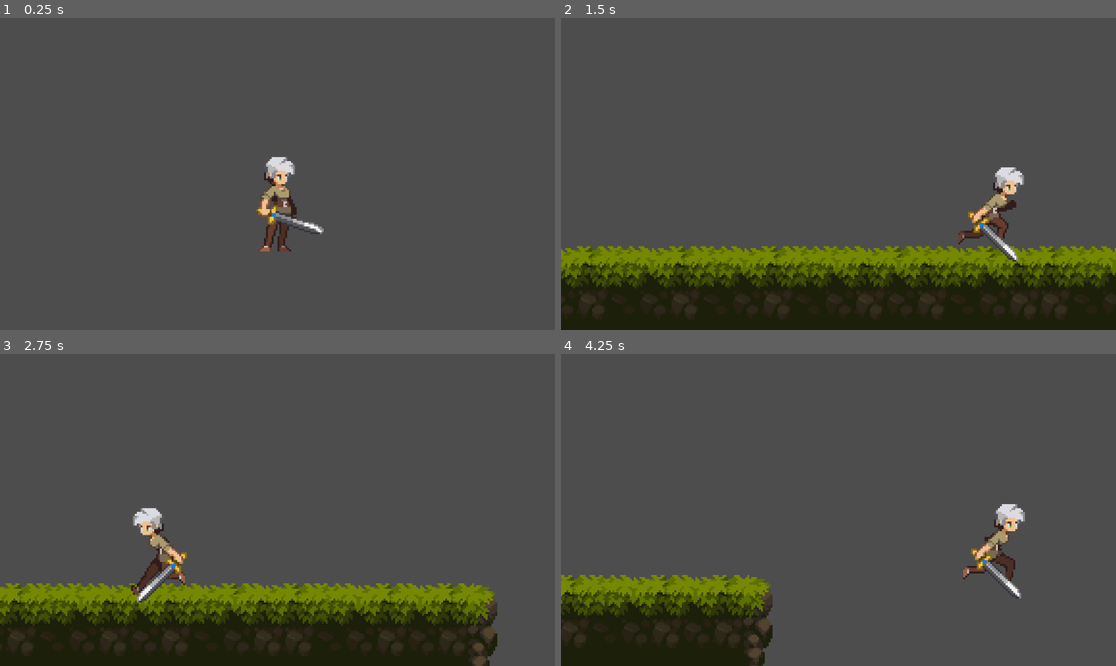
Above: before the commit, frames 1-4 (two rows, left to right).
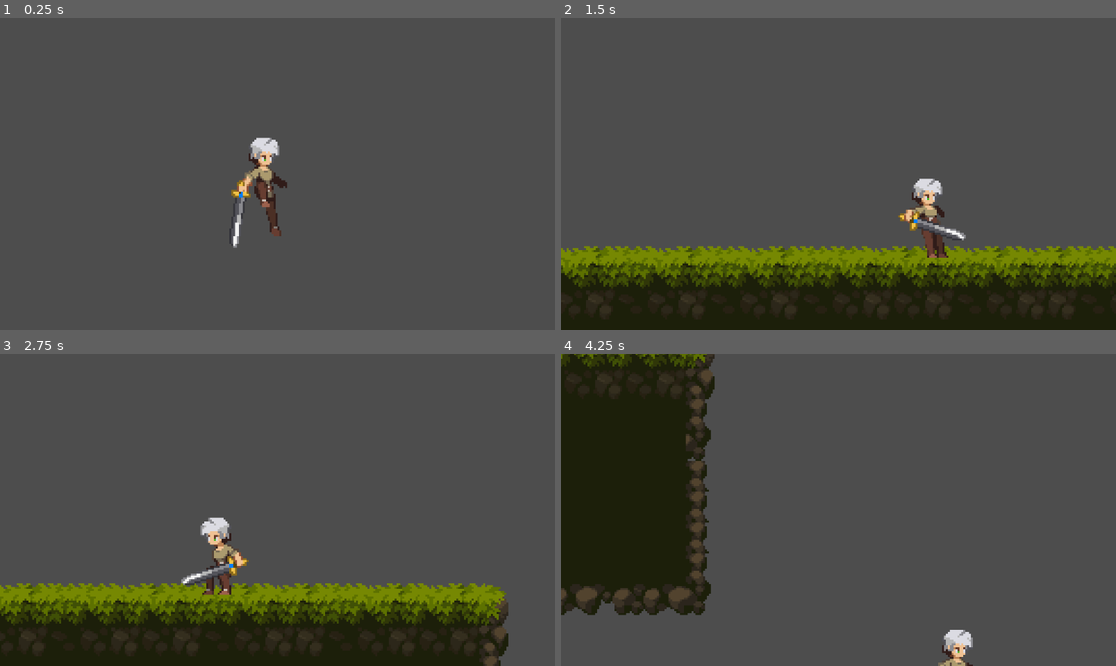
Above: after the commit, the same moments.

Repository: amusci/4FunGames
Game: Godot game, scene res://Levels/test_level.tscn
Two runs of this game, one before a commit and one after it. Both use one fixed random seed, a clock stepped at 60 frames per second and the inputs below.
Inputs:
- Up to frame 1 (0.25 s): no input
- Up to frame 2 (1.5 s): hold D (right) from 0.53 s (still down); tap Space (jump) at 0.6, 0.77, 1.07, 1.35 s
- Up to frame 3 (2.75 s): tap Space (jump) at 1.52, 1.82, 2.1 s; release D (right) at 2.03 s; hold A (left) from 2.03 s (still down)
- Up to frame 4 (4.25 s): release A (left) at 2.78 s; hold D (right) from 2.78 s (still down); tap Space (jump) at 2.85, 3.02, 3.32, 3.6, 3.77, 4.07 s

The runs differ from the first frame. In frame 1, 2.3% of the frame differs, in the area x 41-59%, y 38-75%; in frame 2, 7.9%; in frame 3, 8.0%; in frame 4, 31%, in the area x 0-84%, y 0-100%.

Commit message:
finished tutorial
https://youtu.be/43c-Sm5GMbc

Diff:
--- a/Godot/platformer tutorial/Character/Player/player.gd
+++ b/Godot/platformer tutorial/Character/Player/player.gd
@@ -1,41 +1,44 @@
 extends CharacterBody2D
 
+@export var SPEED: float = 200.0
+@export var JUMP_VELOCITY: float = -200.0
+@export var DOUBLE_JUMP_VELOCITY: float = -100
 
-@export var SPEED : float = 200.0
-@export var JUMP_VELOCITY : float = -200.0
-@export var DOUBLE_JUMP_VELOCITY : float = -100
-
-@onready var animated_sprite : AnimatedSprite2D = $AnimatedSprite2D
-
+@onready var animated_sprite: AnimatedSprite2D = $AnimatedSprite2D
 
 # Get the gravity from the project settings to be synced with RigidBody nodes.
 var gravity = ProjectSettings.get_setting("physics/2d/default_gravity")
-var has_double_jumped : bool = false
-var animation_locked : bool = false
-var direction : Vector2 = Vector2.ZERO
-
+var has_double_jumped: bool = false
+var animation_locked: bool = false
+var direction: Vector2 = Vector2.ZERO
+var was_in_air: bool = false
 
 func _physics_process(delta):
 	# Add the gravity.
 	if not is_on_floor():
 		velocity.y += gravity * delta
+		was_in_air = true
 	else:
 		has_double_jumped = false
+
+		if was_in_air == true:
+			land()
+
+		was_in_air = false
 
 	# Handle jump.
 	if Input.is_action_just_pressed("jump"):
 		if is_on_floor():
-			velocity.y = JUMP_VELOCITY
+			jump()
 		elif not has_double_jumped:
 			# Double Jump in Air
-			velocity.y = DOUBLE_JUMP_VELOCITY
+			double_jump()
 			has_double_jumped = true
-
 
 	# Get the input direction and handle the movement/deceleration.
 	# As good practice, you should replace UI actions with custom gameplay actions.
 	direction = Input.get_vector("left", "right", "up", "down")
-	if direction:
+	if direction.x != 0&&animated_sprite.animation != "jump_end":
 		velocity.x = direction.x * SPEED
 	else:
 		velocity.x = move_toward(velocity.x, 0, SPEED)
@@ -44,18 +47,39 @@
 	update_animation()
 	update_facing_direction()
 
+func jump():
+
+	velocity.y = JUMP_VELOCITY
+	animated_sprite.play("jump_start")
+	animation_locked = true
+
+func double_jump():
+	velocity.y = DOUBLE_JUMP_VELOCITY
+	animated_sprite.play("jump_double")
+	animation_locked = true
+	has_double_jumped = true
+
+func land():
+	animated_sprite.play("jump_end")
+	animation_locked = true
 
 func update_animation():
 
 	if not animation_locked:
-		if direction.x != 0:
-			animated_sprite.play("run")
+		if not is_on_floor():
+			animated_sprite.play("jump_loop")
 		else:
-			animated_sprite.play("idle")
-
+			if direction.x != 0:
+				animated_sprite.play("run")
+			else:
+				animated_sprite.play("idle")
 
 func update_facing_direction():
 	if direction.x > 0:
 		animated_sprite.flip_h = false
 	elif direction.x < 0:
 		animated_sprite.flip_h = true
+
+func _on_animated_sprite_2d_animation_finished():
+	if (["jump_end", "jump_start", "jump_double"].has(animated_sprite.animation)):
+		animation_locked = false
--- a/Godot/platformer tutorial/Character/Player/player.tscn
+++ b/Godot/platformer tutorial/Character/Player/player.tscn
@@ -1,7 +1,8 @@
-[gd_scene load_steps=35 format=3 uid="uid://bdi6eipiicm35"]
+[gd_scene load_steps=45 format=3 uid="uid://bdi6eipiicm35"]
 
 [ext_resource type="Script" path="res://Character/Player/player.gd" id="1_446te"]
 [ext_resource type="Texture2D" uid="uid://6t4oxrpnd04r" path="res://Art/Legacy-Fantasy - High Forest 2.3/Character/Idle/Idle-Sheet.png" id="1_r71m5"]
+[ext_resource type="Texture2D" uid="uid://dp087f1fl2ujp" path="res://Art/Legacy-Fantasy - High Forest 2.3/Character/Jump-Start/Jump-Start-Sheet.png" id="3_cdxw4"]
 [ext_resource type="Texture2D" uid="uid://ckvt7e7fyk7tw" path="res://Art/Legacy-Fantasy - High Forest 2.3/Character/Run/Run-Sheet.png" id="3_cvtv3"]
 [ext_resource type="Texture2D" uid="uid://bcs774wpwu0fq" path="res://Art/Legacy-Fantasy - High Forest 2.3/Character/Jump-End/Jump-End-Sheet.png" id="3_x5qum"]
 [ext_resource type="Texture2D" uid="uid://cekyedxplakun" path="res://Art/Legacy-Fantasy - High Forest 2.3/Character/Jumlp-All/Jump-All-Sheet.png" id="4_vvm8b"]
@@ -22,6 +23,14 @@
 atlas = ExtResource("1_r71m5")
 region = Rect2(192, 0, 64, 80)
 
+[sub_resource type="AtlasTexture" id="AtlasTexture_a7ax6"]
+atlas = ExtResource("3_cdxw4")
+region = Rect2(128, 0, 64, 64)
+
+[sub_resource type="AtlasTexture" id="AtlasTexture_lpy5j"]
+atlas = ExtResource("3_cdxw4")
+region = Rect2(192, 0, 64, 64)
+
 [sub_resource type="AtlasTexture" id="AtlasTexture_qv3po"]
 atlas = ExtResource("3_x5qum")
 region = Rect2(0, 0, 64, 64)
@@ -34,6 +43,34 @@
 atlas = ExtResource("3_x5qum")
 region = Rect2(128, 0, 64, 64)
 
+[sub_resource type="AtlasTexture" id="AtlasTexture_au2dv"]
+atlas = ExtResource("4_vvm8b")
+region = Rect2(256, 0, 64, 64)
+
+[sub_resource type="AtlasTexture" id="AtlasTexture_t8mpq"]
+atlas = ExtResource("4_vvm8b")
+region = Rect2(320, 0, 64, 64)
+
+[sub_resource type="AtlasTexture" id="AtlasTexture_nkls0"]
+atlas = ExtResource("4_vvm8b")
+region = Rect2(384, 0, 64, 64)
+
+[sub_resource type="AtlasTexture" id="AtlasTexture_rr1lh"]
+atlas = ExtResource("4_vvm8b")
+region = Rect2(448, 0, 64, 64)
+
+[sub_resource type="AtlasTexture" id="AtlasTexture_edn6y"]
+atlas = ExtResource("4_vvm8b")
+region = Rect2(512, 0, 64, 64)
+
+[sub_resource type="AtlasTexture" id="AtlasTexture_uotve"]
+atlas = ExtResource("4_vvm8b")
+region = Rect2(576, 0, 64, 64)
+
+[sub_resource type="AtlasTexture" id="AtlasTexture_di7ex"]
+atlas = ExtResource("4_vvm8b")
+region = Rect2(640, 0, 64, 64)
+
 [sub_resource type="AtlasTexture" id="AtlasTexture_m8rdt"]
 atlas = ExtResource("4_vvm8b")
 region = Rect2(0, 0, 64, 64)
@@ -135,6 +172,17 @@
 }, {
 "frames": [{
 "duration": 1.0,
+"texture": SubResource("AtlasTexture_a7ax6")
+}, {
+"duration": 1.0,
+"texture": SubResource("AtlasTexture_lpy5j")
+}],
+"loop": false,
+"name": &"jump_double",
+"speed": 10.0
+}, {
+"frames": [{
+"duration": 1.0,
 "texture": SubResource("AtlasTexture_qv3po")
 }, {
 "duration": 1.0,
@@ -143,8 +191,34 @@
 "duration": 1.0,
 "texture": SubResource("AtlasTexture_npgni")
 }],
+"loop": false,
+"name": &"jump_end",
+"speed": 10.0
+}, {
+"frames": [{
+"duration": 1.0,
+"texture": SubResource("AtlasTexture_au2dv")
+}, {
+"duration": 1.0,
+"texture": SubResource("AtlasTexture_t8mpq")
+}, {
+"duration": 1.0,
+"texture": SubResource("AtlasTexture_nkls0")
+}, {
+"duration": 1.0,
+"texture": SubResource("AtlasTexture_rr1lh")
+}, {
+"duration": 1.0,
+"texture": SubResource("AtlasTexture_edn6y")
+}, {
+"duration": 1.0,
+"texture": SubResource("AtlasTexture_uotve")
+}, {
+"duration": 1.0,
+"texture": SubResource("AtlasTexture_di7ex")
+}],
 "loop": true,
-"name": &"jump_end",
+"name": &"jump_loop",
 "speed": 10.0
 }, {
 "frames": [{
@@ -184,7 +258,7 @@
 "duration": 1.0,
 "texture": SubResource("AtlasTexture_k0mrk")
 }],
-"loop": true,
+"loop": false,
 "name": &"jump_start",
 "speed": 10.0
 }, {
@@ -228,12 +302,14 @@
 DOUBLE_JUMP_VELOCITY = null
 
 [node name="AnimatedSprite2D" type="AnimatedSprite2D" parent="."]
-position = Vector2(-32, -40)
+position = Vector2(-33, -40)
 sprite_frames = SubResource("SpriteFrames_oiksw")
-animation = &"jump_start"
+animation = &"jump_double"
 autoplay = "idle"
 centered = false
 
 [node name="CollisionShape2D" type="CollisionShape2D" parent="."]
 position = Vector2(0, 2)
 shape = SubResource("CapsuleShape2D_87byi")
+
+[connection signal="animation_finished" from="AnimatedSprite2D" to="." method="_on_animated_sprite_2d_animation_finished"]
